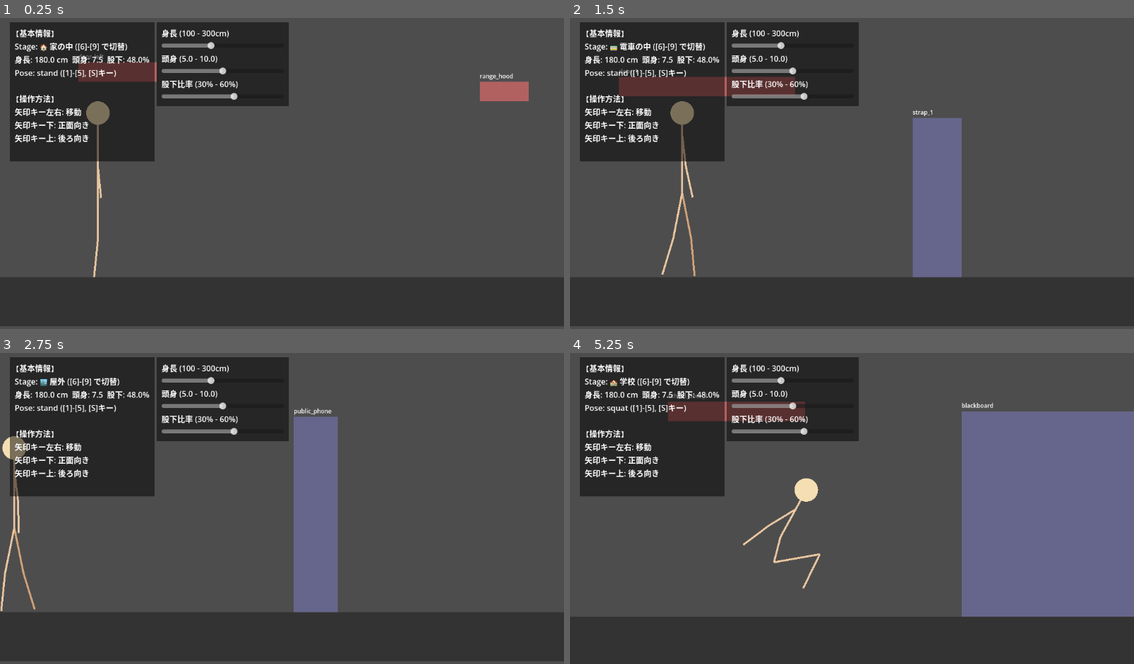
Above: before the commit, frames 1-4 (two rows, left to right).
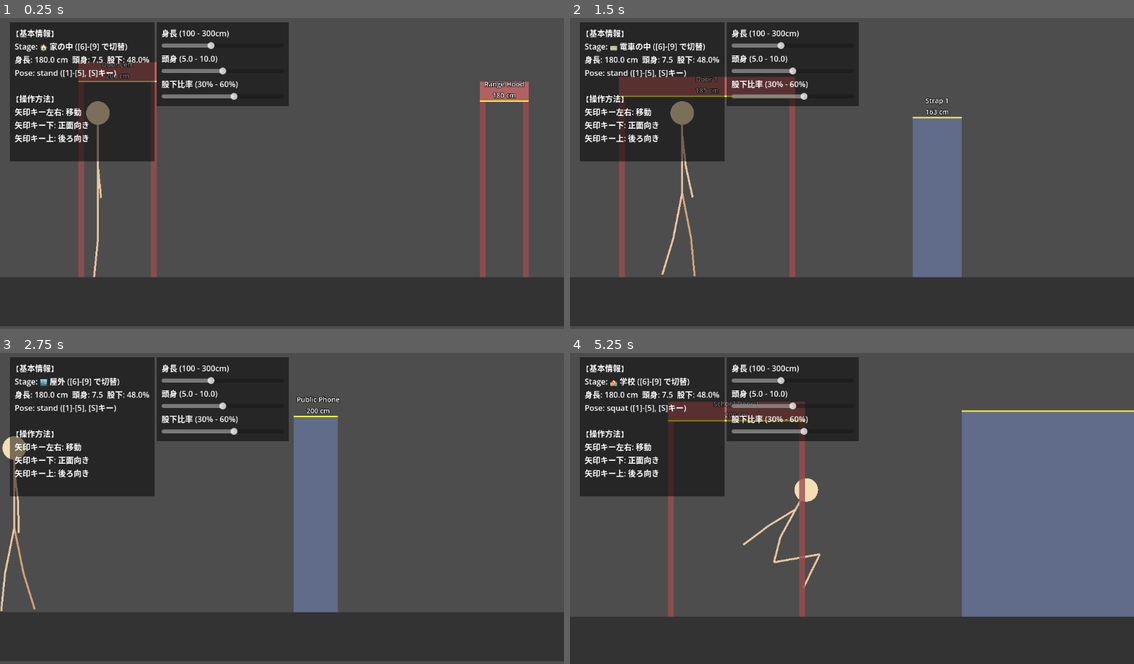
Above: after the commit, the same moments.

Repository: tinky44/TLS_3D
Game: Godot game, scene res://Main.tscn
Same seed, same stepped clock (60 frames per second), same inputs: the game is played once before the commit and once after it.
Inputs:
- Up to frame 1 (0.25 s): no input
- Up to frame 2 (1.5 s): tap Enter (ui_accept) at 0.5, 0.77 s; hold 6 0.53-1.28 s; hold Right (ui_right) from 0.53 s (still down); tap 7 at 1.35 s
- Up to frame 3 (2.75 s): tap Enter (ui_accept) at 1.52 s; release Right (ui_right) at 2.03 s; hold Left (ui_left) from 2.03 s (still down); hold 8 from 2.03 s (still down)
- Up to frame 4 (5.25 s): release Left (ui_left) at 2.78 s; release 8 at 2.78 s; hold Right (ui_right) 2.78-4.28 s; tap 9 at 2.85 s; tap Enter (ui_accept) at 3.02, 3.77, 4.52 s; hold 1 3.53-4.28 s; hold Left (ui_left) 4.28-5.03 s; tap 2 at 4.35 s; hold Right (ui_right) from 5.03 s (still down); hold 3 from 5.03 s (still down)

The runs differ from the first frame. In frame 1, 2.8% of the frame differs, in the area x 13-94%, y 11-84%; in frame 2, 1.5%; in frame 3, 0.2%; in frame 4, 1.8%.

Commit message:
feat: ステージ障害物の描画を強化し、高さのラベル表示を追加
- Labelを使用してオブジェクトのID一覧と物理的な高さを明示
- overhead(ドアなど)に対して両サイドの柱(ColorRect)を描画し、浮かないようにした
- 衝突判定の基準となる高さをLine2D（黄色線）で可視化

Co-Authored-By: gemini <218195315+gemini-cli@users.noreply.github.com>

Diff:
--- a/godot-project/scripts/StageBuilder.gd
+++ b/godot-project/scripts/StageBuilder.gd
@@ -136,29 +136,68 @@
 
     node.set_meta("is_stage_obj", true)
 
-    # 描画用のColorRect
+    # 描画の準備
+    var main_color: Color
+    var y_pos: float
+    var h_draw_px: float
+
+    if type == "overhead":
+        main_color = Color(0.8, 0.4, 0.4, 0.8) # 赤っぽく
+        var thick_cm = 20.0
+        y_pos = - h_px - thick_cm * cm_to_px
+        h_draw_px = thick_cm * cm_to_px
+
+        # ドアフレーム（柱）を描画して、空中に浮かないようにする
+        var pillar_w = 12.0
+        var p_left = ColorRect.new()
+        p_left.color = Color(0.6, 0.3, 0.3, 0.8)
+        p_left.position = Vector2(obs["x"] * cm_to_px, -h_px)
+        p_left.size = Vector2(pillar_w, h_px)
+        node.add_child(p_left)
+
+        var p_right = ColorRect.new()
+        p_right.color = Color(0.6, 0.3, 0.3, 0.8)
+        p_right.position = Vector2(obs["x2"] * cm_to_px - pillar_w, -h_px)
+        p_right.size = Vector2(pillar_w, h_px)
+        node.add_child(p_right)
+
+    elif type == "ground":
+        main_color = Color(0.4, 0.8, 0.4, 0.8) # 緑っぽく
+        y_pos = - h_px
+        h_draw_px = h_px
+    else: # background
+        main_color = Color(0.5, 0.6, 0.9, 0.4) # 薄い青
+        y_pos = - h_px
+        h_draw_px = h_px
+
+    # メインの四角形（梁や本体）
     var cr = ColorRect.new()
-    if type == "overhead":
-        cr.color = Color(0.8, 0.4, 0.4, 0.8) # 赤っぽく
-        var thick_cm = 20.0
-        cr.position = Vector2(obs["x"] * cm_to_px, -h_px - thick_cm * cm_to_px)
-        cr.size = Vector2(w_px, thick_cm * cm_to_px)
-    elif type == "ground":
-        cr.color = Color(0.4, 0.8, 0.4, 0.8) # 緑っぽく
-        cr.position = Vector2(obs["x"] * cm_to_px, -h_px)
-        cr.size = Vector2(w_px, h_px)
-    else: # background
-        cr.color = Color(0.5, 0.5, 0.8, 0.5) # 薄い青
-        cr.position = Vector2(obs["x"] * cm_to_px, -h_px)
-        cr.size = Vector2(w_px, h_px) # backgroundは地面からその高さ、あるいは特定の位置に配置するか。ひとまず地面からの四角形。
-
+    cr.color = main_color
+    cr.position = Vector2(obs["x"] * cm_to_px, y_pos)
+    cr.size = Vector2(w_px, h_draw_px)
     node.add_child(cr)
 
+    # 基準となる高さのライン（黄色線）
+    var line = Line2D.new()
+    line.add_point(Vector2(obs["x"] * cm_to_px, -h_px))
+    line.add_point(Vector2(obs["x2"] * cm_to_px, -h_px))
+    line.width = 3.0
+    line.default_color = Color(1.0, 1.0, 0.2, 0.9) # やや明るい黄色
+    node.add_child(line)
+
+    # ラベル（名前と高さ）
     var label = Label.new()
-    label.text = obs["id"]
-    label.position = cr.position + Vector2(0, -20)
-    label.add_theme_color_override("font_color", Color(1, 1, 1))
-    label.add_theme_font_size_override("font_size", 12)
+    var display_name = str(obs["id"]).capitalize()
+    label.text = "%s\n%.0f cm" % [display_name, h_cm]
+    label.add_theme_color_override("font_color", Color.WHITE)
+    label.add_theme_color_override("font_outline_color", Color.BLACK)
+    label.add_theme_constant_override("outline_size", 4)
+    label.add_theme_font_size_override("font_size", 14)
+    label.horizontal_alignment = HORIZONTAL_ALIGNMENT_CENTER
+
+    # 表示位置の調整
+    label.size = Vector2(w_px, 40)
+    label.position = Vector2(obs["x"] * cm_to_px, -h_px - 45)
+
     node.add_child(label)
-
     parent.add_child(node)
